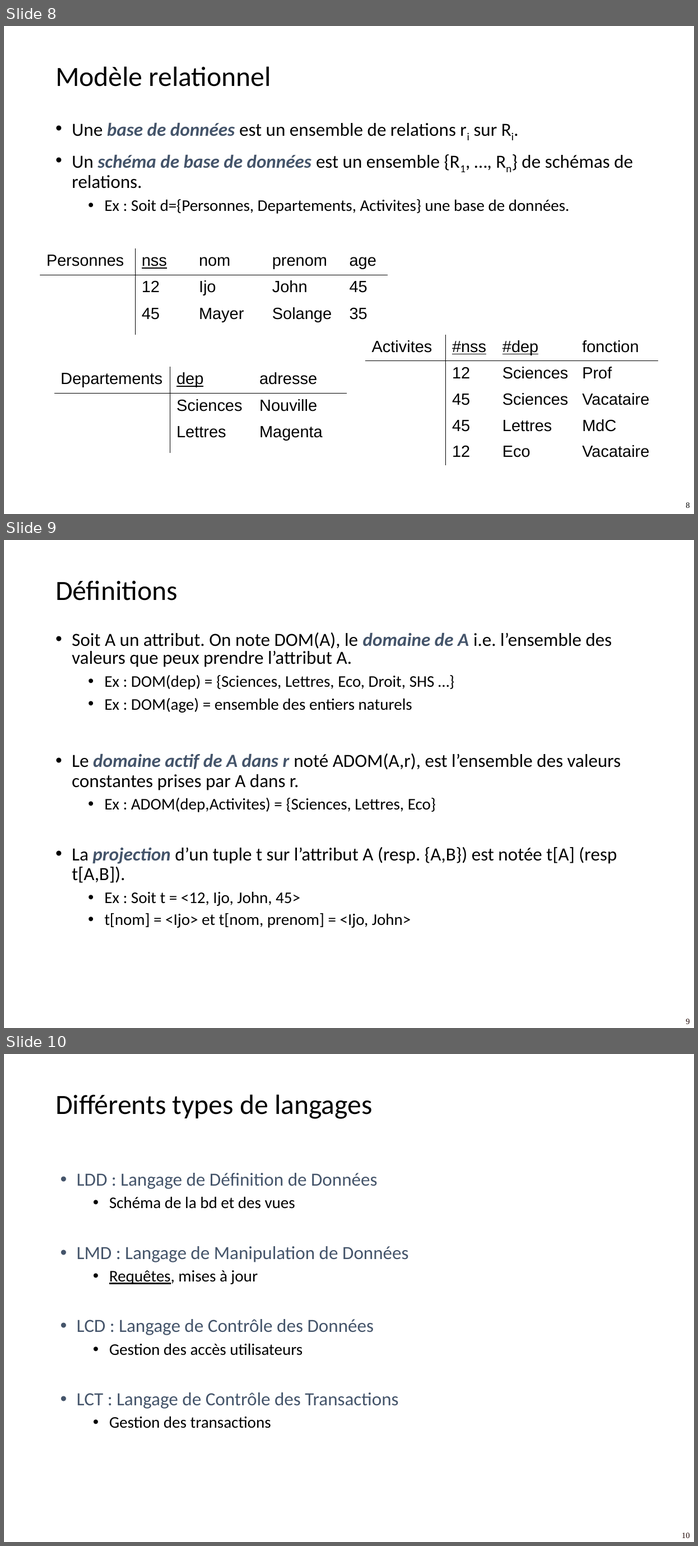
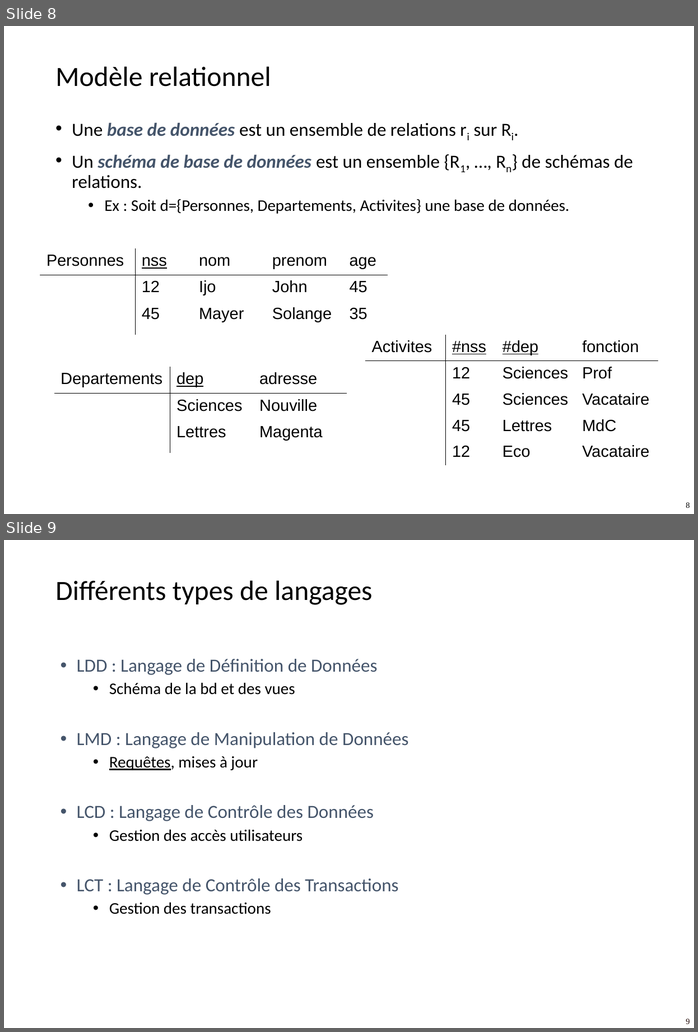
Before and after one commit to flouvat/R3.07-SQL-Langage-Programmation-Pages, a slide deck: docs/CM/R3.07_SQL_Lang_Prog-Chapitre0.pptx. Shown one above the other, each under a label of ours: slides 8, 9 and 10 before the commit, slides 8 and 9 after it. The pictures are 698x1546 and 698x1032 pixels, drawn with LibreOffice and Linux fonts; fonts in the diff are those of the drawing; background and template pictures are left out. Boxes give left, top, right and bottom in pixels: in the first picture for what was removed or moved away, otherwise in the second. Text is boxed around its words. In the diff, an @@ line names an element or a change of style, - is before the commit and + after.

```diff
--- a/docs/CM/R3.07_SQL_Lang_Prog-Chapitre0.pptx
+++ b/docs/CM/R3.07_SQL_Lang_Prog-Chapitre0.pptx
@@ slide 9 removed at box(4, 540, 694, 1028), background picture (left out) @@
@@ title removed at box(56, 580, 178, 600) @@
-Définitions
@@ text removed at box(72, 632, 621, 928) @@
-• Soit A un attribut. On note DOM(A), le domaine de A i.e. l’ensemble des valeurs que peux prendre l’attribut A.
-  • Ex : DOM(dep) = {Sciences, Lettres, Eco, Droit, SHS …}
-  • Ex : DOM(age) = ensemble des entiers naturels
-• Le domaine actif de A dans r noté ADOM(A,r), est l’ensemble des valeurs constantes prises par A dans r.
-  • Ex : ADOM(dep,Activites) = {Sciences, Lettres, Eco}
-• La projection d’un tuple t sur l’attribut A (resp. {A,B}) est notée t[A] (resp t[A,B]).
-  • Ex : Soit t = <12, Ijo, John, 45>
-  • t[nom] = <Ijo> et t[nom, prenom] = <Ijo, John>
@@ page number removed at box(686, 1018, 689, 1024) @@
-9
@@ what was slide 10 is now slide 9 @@
@@ page number at box(686, 1018, 689, 1024): text changed @@
-10
+9
```
Also in this commit, not shown: 2 slides changed.
